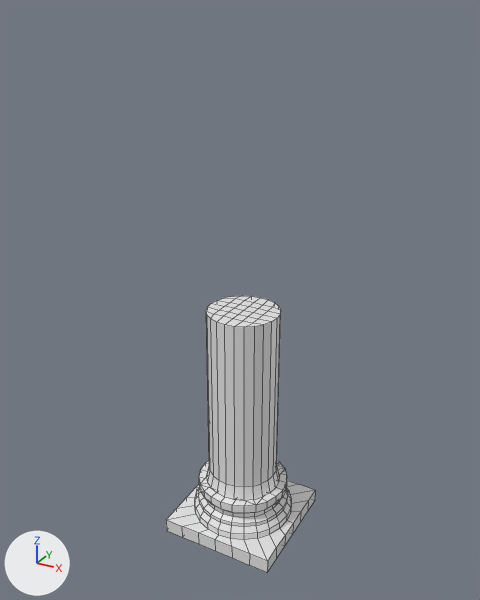
The Blender file 3D Modeller/Pillar.blend as it was, and as the next commit left it.
Camera for both pictures: a camera (50 mm lens) standing at (9.17, -16.9, 14.29) and looking at (-0.16, 0.07, 5.81). The lights are fixed; the arrows at lower left show +X, +Y and +Z. Mesh edges are drawn as thin lines.

The first picture shows 'Low Poly'.
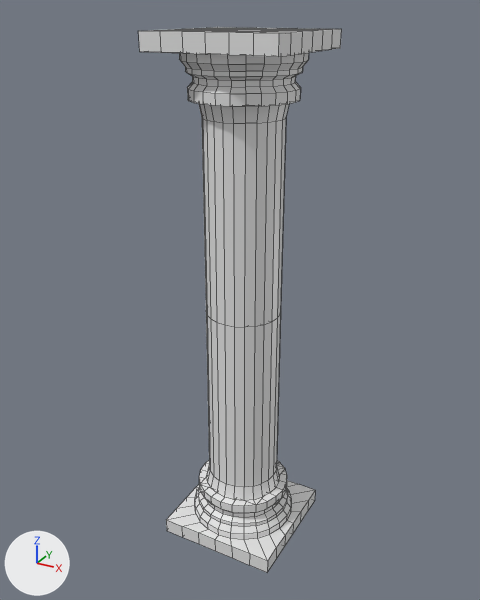
Commit message: 3D model Pillar fix

Pixel boxes (x1, y1, x2, y2) of what changed, in the pictures (480 x 600 px):
'Low Poly', reshaped, moved, turned
    before: (166, 296, 315, 572)
    after: (138, 27, 342, 572)
part 1 of me_cube, added
    after: (166, 313, 315, 572)

The change, as a list of edits to the scene's bpy script:
```text
Add mat_material_002:
    mat_material_002 = principled_material('Material.002')
    mat_material_002.base_color = (0.8, 0.8, 0.8)  # white #e7e7e7
    mat_material_002.roughness = 0.4
Change me_cube:
    used by ob_low_poly; location = (0.0, 0.0, -1.5); scale = (2.0, 2.0, 1.25)
    remove me_cube.from_pydata(...)  # 386 vertices, 384 faces; spans x -1.0..1.0, y -1.0..1.0, z -1.0..5.61
    add me_cube.from_pydata(...)  # 726 vertices, 732 faces; spans x -1.0..1.0, y -1.0..1.0, z -1.0..12.21
    me_cube part 1: 340 vertices added at x -1.0..1.0, y -1.0..1.0, z 5.61..12.21
    add me_cube.materials.append(mat_material_002)  # white #e7e7e7
Change ob_low_poly:
    ob_low_poly.location: (0.0, 0.0, -1.5) -> (0.0, 0.0, 12.51)
    ob_low_poly.rotation_euler: (0.0, 0.0, 0.0) -> (3.142, 0.0, 0.0)  # degrees (0, 0, 0) -> degrees (180, 0, 0)
```
